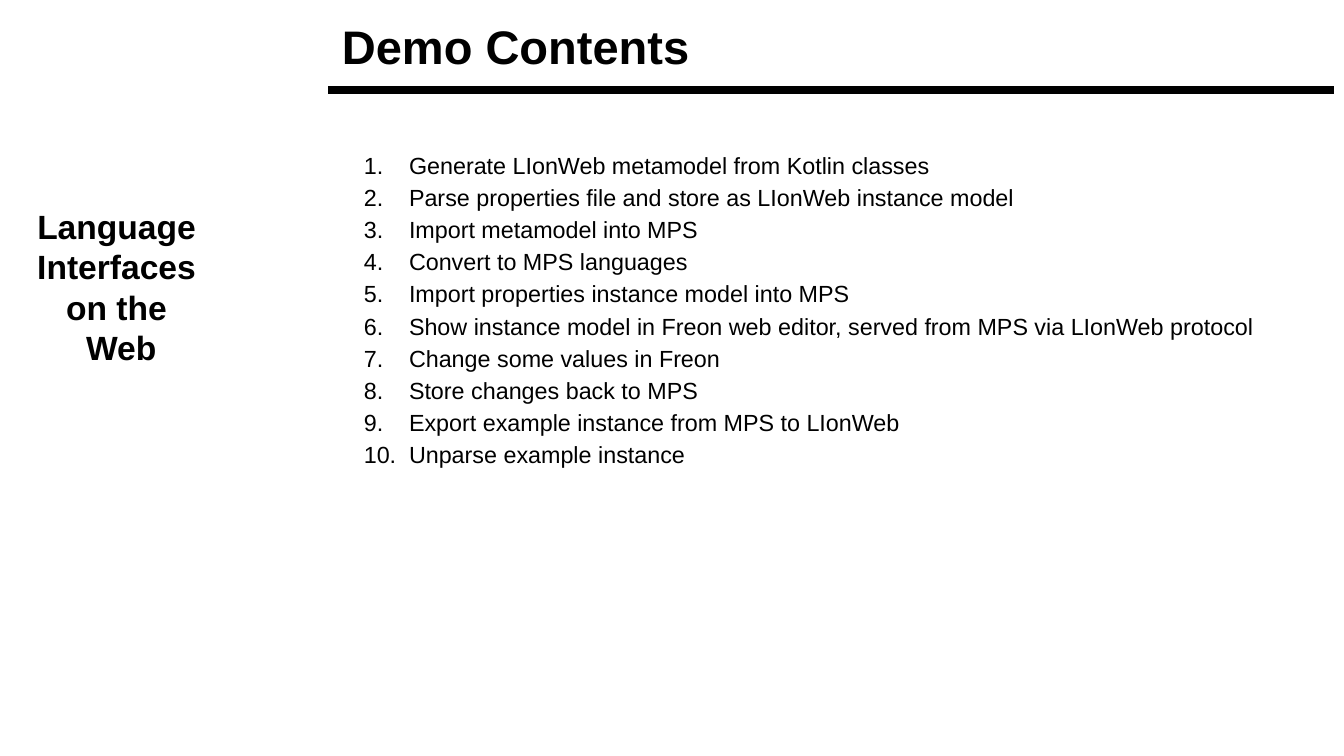
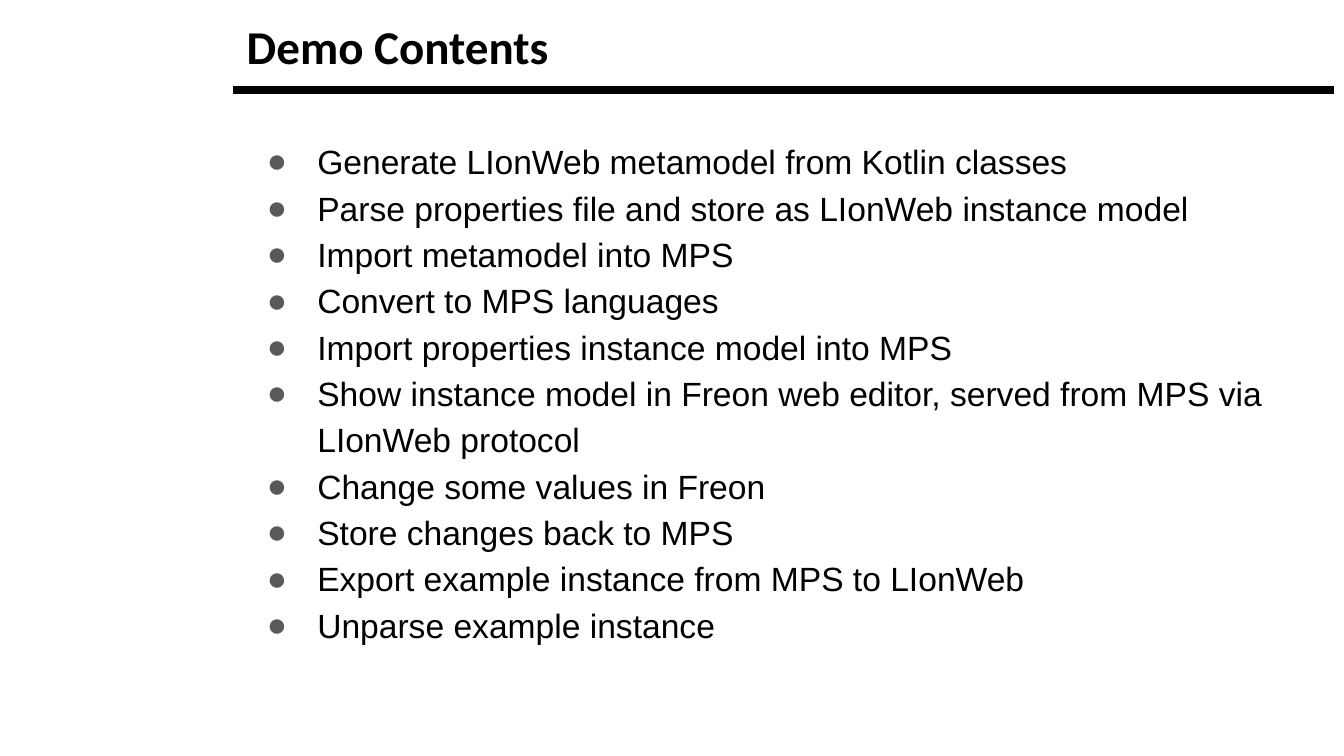
Before and after one commit to LionWeb-io/specification, a slide deck: slide 18 of resources/LangDev Talk.pptx (slide 19 before the commit). Drawn at 1344x756 pixels with LibreOffice and Linux fonts; fonts in the diff are those of the drawing; background and template pictures are left out. Boxes give left, top, right and bottom in pixels: in the first picture for what was removed or moved away, otherwise in the second. Text is boxed around its words. In the diff, an @@ line names an element or a change of style, - is before the commit and + after.

```diff
--- a/resources/LangDev Talk.pptx
+++ b/resources/LangDev Talk.pptx
@@ title "Demo Contents": place and size @@
-title "Demo Contents" at <box>342,31,690,65</box>
+title "Demo Contents" at <box>247,33,548,65</box>
@@ title "Demo Contents" at <box>247,33,548,65</box>: font Arial to Calibri @@
@@ line moved from (328, 90) - (1335, 90) to (234, 90) - (1335, 90) @@
@@ text "Generate LIonWeb metamodel from Kotlin ...": place and size @@
-text "Generate LIonWeb metamodel from Kotlin ..." at <box>409,157,1253,468</box>
+text "Generate LIonWeb metamodel from Kotlin ..." at <box>317,149,1262,644</box>
@@ text "Generate LIonWeb metamodel from Kotlin ..." at <box>317,149,1262,644</box>: size 12.5 to 18 pt; bullet 1. to ●; less space between paragraphs; bullet colour #000000 to #595959 @@
@@ text removed at <box>37,216,196,361</box> @@
-Language
-Interfaces
-on the
-Web
```
Also in this commit, not shown: 13 other slides changed, 7 slides added, 6 slides removed.
